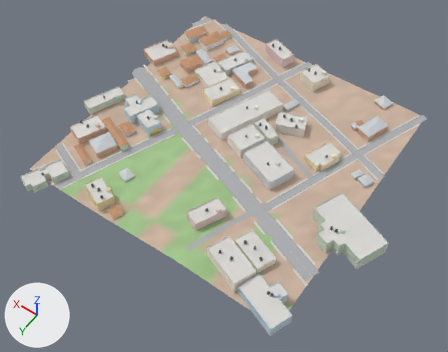
Before and after pictures for a commit that changed the glTF model city/hi/t_8_-7.glb.
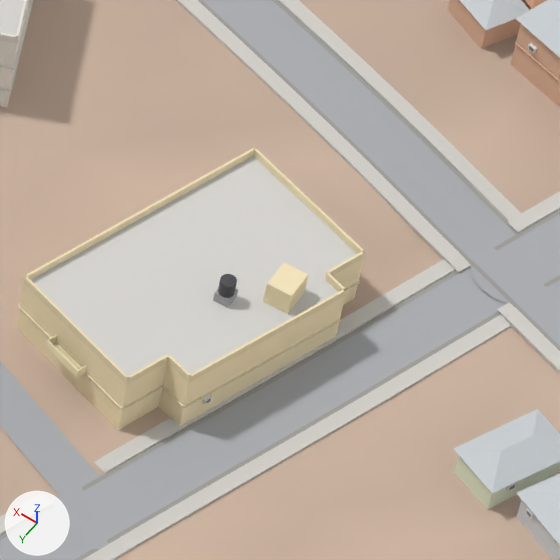
The first picture shows the older version from a 50 mm lens placed at (1968.0, -1358.0, 435.0), pointed at (2165.0, -1633.0, 4.0). The close-ups show the older and then the newer version on the part from 68% to 81% of the width and 36% to 53% of the height of that picture. Only the edits that show in the close-ups are written down. The lights are fixed; the arrows at lower left show +X, +Y and +Z. Vertices at exactly the same position are counted once.

Names of what the first close-up shows: 'Buildings-col', 'Details', 'Roads-col', 'Sidewalks-col', 'Terrain-col'.
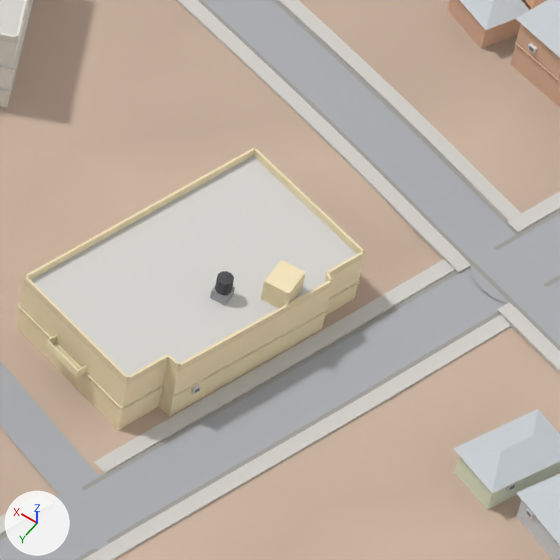
The change in detail:
me_buildings_col has 629 vertices, 764 faces and spans x 2013.0..2318.0, y -1795.0..-1519.0, z 9.0..27.0.
me_buildings_col is used by ob_buildings_col; location (0.0, 0.0, 0.0).
Part 1, on me_buildings_col:
Vertex 59 of me_buildings_col moves from (2095.0, -1681.0, 11.0) to (2096.0, -1682.0, 11.0).
Vertex 60 of me_buildings_col moves from (2095.0, -1681.0, 19.0) at pixel (188, 382) to (2096.0, -1682.0, 19.0) at pixel (177, 371).
Vertex 62 of me_buildings_col moves from (2088.0, -1699.0, 11.0) to (2090.0, -1699.0, 11.0).
Vertex 63 of me_buildings_col moves from (2088.0, -1699.0, 19.0) at pixel (345, 295) to (2090.0, -1699.0, 19.0) at pixel (331, 286).
me_details is used by ob_details; location (0.0, 0.0, 0.0).
me_details had 5494 vertices, 8876 faces and spanned x 2013.0..2318.0, y -1795.0..-1519.0, z 11.0..30.0.
me_details now has 5490 vertices, 8864 faces and spans x 2013.0..2318.0, y -1795.0..-1519.0, z 11.0..30.0.
me_details part 2: the loose piece of 8 vertices spanning x 2088.0..2095.0, y -1699.0..-1681.0, z 19.0 is moved by (2.0, 0.0, 0.0).
me_details part 3: the loose piece of 8 vertices spanning x 2093.0..2094.0, y -1684.0, z 14.0..15.0 is scaled about its middle by (32.6, 32.8, 0.385), then moved by (-1.0, -7.0, 1.0).
me_details part 4: the loose piece of 8 vertices spanning x 2093.0..2094.0, y -1684.0..-1683.0, z 14.0..15.0 is moved by (1.0, -1.0, 0.0).
me_details part 5: 9 vertices moved from x 2088.0..2097.0, y -1699.0..-1681.0, z 19.0..20.0 to x 2090.0..2097.0, y -1699.0..-1682.0, z 19.0..20.0; 20 vertices removed from x 2088.0..2098.0, y -1699.0..-1681.0, z 15.0..21.0; 8 vertices added at x 2097.0..2098.0, y -1693.0..-1691.0, z 19.0..21.0.
Other edits to the shape of me_details do not show in these pictures.

Boxes [x1, y1, x2, y2] around the edits, measured in the close-ups (560 x 560 px; the box of a moved part takes in the faces that stretch with it):
part 1 of me_buildings_col, moved or reshaped: before [158, 280, 345, 426]; after [158, 280, 331, 417]
part 2 of me_details, moved or reshaped: before [188, 289, 347, 383]; after [178, 280, 333, 372]
part 3 of me_details, moved or reshaped: before [206, 399, 211, 403]; after [173, 310, 327, 397]
part 4 of me_details, moved or reshaped: before [202, 395, 212, 405]; after [191, 384, 201, 394]
part 5 of me_details, moved or reshaped: before [162, 273, 347, 408]; after [167, 271, 333, 372]
